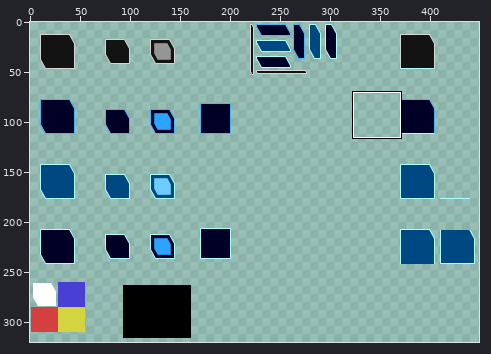
File history of a sprite sheet, data/textures/widgets.png. Above: a wide view before the commit, with the close-up outlined.
Close-up. Before the edit:
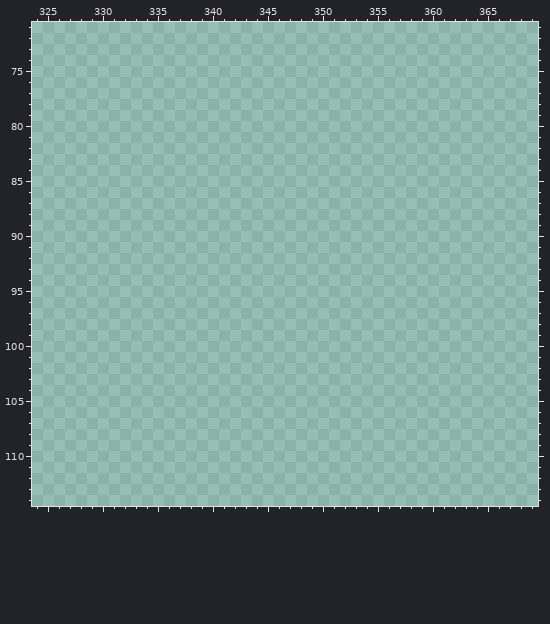
The file is 512x512 pixels. Pixels under 10% opacity are left out. Colours within 5 levels of each other are drawn and written as one. Shown: x 324..369, y 71..114. The wide view leaves out empty margins. The commit also changed other parts of the picture, which this record leaves out.
The same view after the edit:
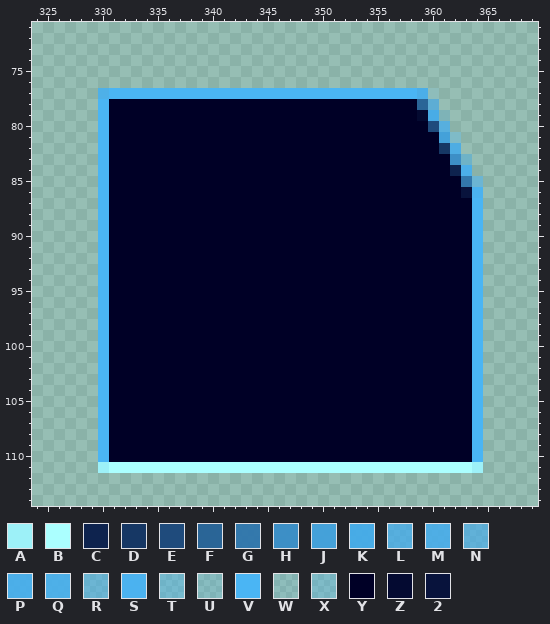
Palette (. is transparent): A #9df1f9fd  B #abffff  C #0e234e  D #163764  E #1f4b7cfe  F #286396fa  G #3076acf6  H #398dc7f4  J #41a0dbf4  K #45abe8f6  L #46abe9c9  M #46acebe1  N #47abeaaa  P #47aeecf0  Q #47afede8  R #48aeed8a  S #49b2f1f9  T #49b4f369  U #49b6f531  V #4ab5f4  W #49b6f61c  X #4ab5f54c  Y #000026  Z #040a31  2 #08133c
Change:
@@ x 324..369 @@
  76 ..............................................
- 77 ..............................................
- 78 ..............................................
- 79 ..............................................
- 80 ..............................................
- 81 ..............................................
- 82 ..............................................
- 83 ..............................................
- 84 ..............................................
- 85 ..............................................
- 86 ..............................................
- 87 ..............................................
- 88 ..............................................
- 89 ..............................................
- 90 ..............................................
- 91 ..............................................
- 92 ..............................................
- 93 ..............................................
- 94 ..............................................
- 95 ..............................................
- 96 ..............................................
- 97 ..............................................
- 98 ..............................................
- 99 ..............................................
-100 ..............................................
-101 ..............................................
-102 ..............................................
-103 ..............................................
-104 ..............................................
-105 ..............................................
-106 ..............................................
-107 ..............................................
-108 ..............................................
-109 ..............................................
-110 ..............................................
-111 ..............................................
+ 77 ......QVVVVVVVVVVVVVVVVVVVVVVVVVVVVPW.........
+ 78 ......VYYYYYYYYYYYYYYYYYYYYYYYYYYYYFN.........
+ 79 ......VYYYYYYYYYYYYYYYYYYYYYYYYYYYYZKU........
+ 80 ......VYYYYYYYYYYYYYYYYYYYYYYYYYYYYYEL........
+ 81 ......VYYYYYYYYYYYYYYYYYYYYYYYYYYYYYYJX.......
+ 82 ......VYYYYYYYYYYYYYYYYYYYYYYYYYYYYYYDM.......
+ 83 ......VYYYYYYYYYYYYYYYYYYYYYYYYYYYYYYYHT......
+ 84 ......VYYYYYYYYYYYYYYYYYYYYYYYYYYYYYYYCP......
+ 85 ......VYYYYYYYYYYYYYYYYYYYYYYYYYYYYYYYYGR.....
+ 86 ......VYYYYYYYYYYYYYYYYYYYYYYYYYYYYYYYY2S.....
+ 87 ......VYYYYYYYYYYYYYYYYYYYYYYYYYYYYYYYYYV.....
+ 88 ......VYYYYYYYYYYYYYYYYYYYYYYYYYYYYYYYYYV.....
+ 89 ......VYYYYYYYYYYYYYYYYYYYYYYYYYYYYYYYYYV.....
+ 90 ......VYYYYYYYYYYYYYYYYYYYYYYYYYYYYYYYYYV.....
+ 91 ......VYYYYYYYYYYYYYYYYYYYYYYYYYYYYYYYYYV.....
+ 92 ......VYYYYYYYYYYYYYYYYYYYYYYYYYYYYYYYYYV.....
+ 93 ......VYYYYYYYYYYYYYYYYYYYYYYYYYYYYYYYYYV.....
+ 94 ......VYYYYYYYYYYYYYYYYYYYYYYYYYYYYYYYYYV.....
+ 95 ......VYYYYYYYYYYYYYYYYYYYYYYYYYYYYYYYYYV.....
+ 96 ......VYYYYYYYYYYYYYYYYYYYYYYYYYYYYYYYYYV.....
+ 97 ......VYYYYYYYYYYYYYYYYYYYYYYYYYYYYYYYYYV.....
+ 98 ......VYYYYYYYYYYYYYYYYYYYYYYYYYYYYYYYYYV.....
+ 99 ......VYYYYYYYYYYYYYYYYYYYYYYYYYYYYYYYYYV.....
+100 ......VYYYYYYYYYYYYYYYYYYYYYYYYYYYYYYYYYV.....
+101 ......VYYYYYYYYYYYYYYYYYYYYYYYYYYYYYYYYYV.....
+102 ......VYYYYYYYYYYYYYYYYYYYYYYYYYYYYYYYYYV.....
+103 ......VYYYYYYYYYYYYYYYYYYYYYYYYYYYYYYYYYV.....
+104 ......VYYYYYYYYYYYYYYYYYYYYYYYYYYYYYYYYYV.....
+105 ......VYYYYYYYYYYYYYYYYYYYYYYYYYYYYYYYYYV.....
+106 ......VYYYYYYYYYYYYYYYYYYYYYYYYYYYYYYYYYV.....
+107 ......VYYYYYYYYYYYYYYYYYYYYYYYYYYYYYYYYYV.....
+108 ......VYYYYYYYYYYYYYYYYYYYYYYYYYYYYYYYYYV.....
+109 ......VYYYYYYYYYYYYYYYYYYYYYYYYYYYYYYYYYV.....
+110 ......VYYYYYYYYYYYYYYYYYYYYYYYYYYYYYYYYYV.....
+111 ......ABBBBBBBBBBBBBBBBBBBBBBBBBBBBBBBBBA.....
 112 ..............................................
Boxes around the changes in both close-ups, in picture pixels (x1, y1, x2, y2):
added: (98, 88, 483, 473)
